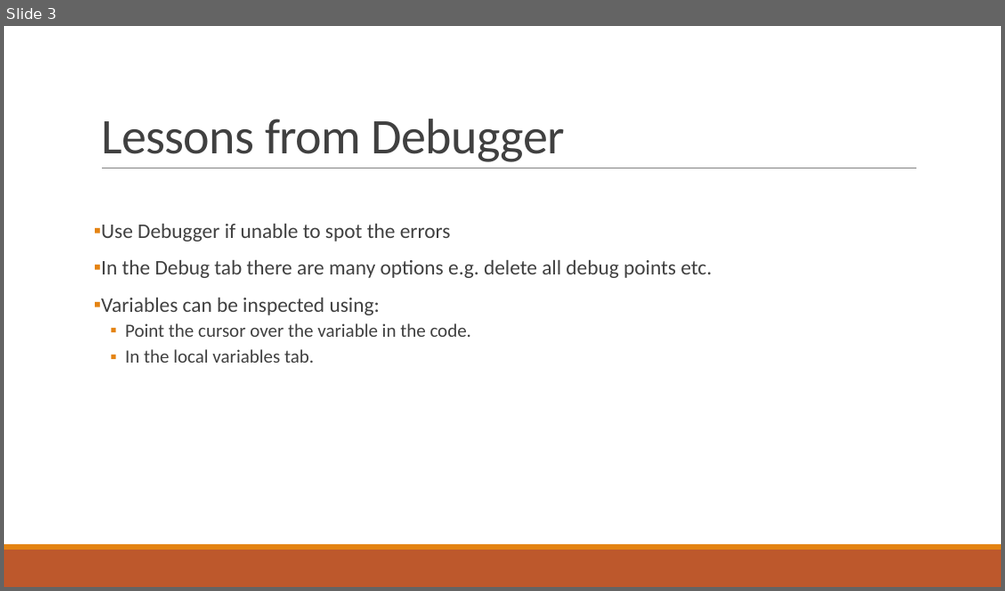
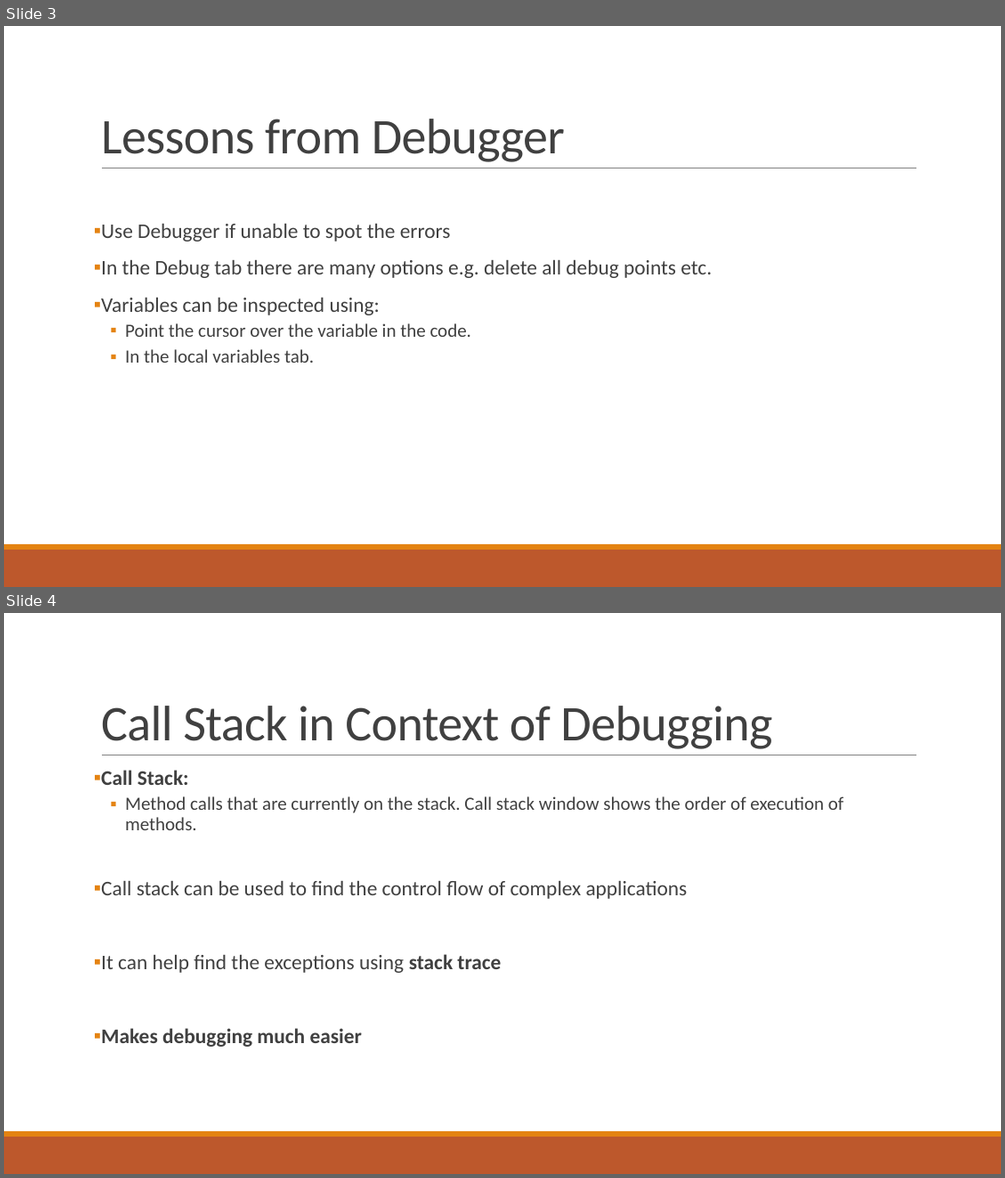
Before and after one commit to Usman-93/Debugging_and_Error_Handling, a slide deck: Debugging_and_Error_Handling_Slides.pptx. Shown one above the other, each under a label of ours: slide 3 before the commit, slides 3 and 4 after it. The pictures are 1005x591 and 1005x1178 pixels, drawn with LibreOffice and Linux fonts; fonts in the diff are those of the drawing. Boxes give left, top, right and bottom in pixels: in the first picture for what was removed or moved away, otherwise in the second. Text is boxed around its words. In the diff, an @@ line names an element or a change of style, - is before the commit and + after.

```diff
--- a/Debugging_and_Error_Handling_Slides.pptx
+++ b/Debugging_and_Error_Handling_Slides.pptx
@@ slide 4 added at [4,613,1001,1174], background #FFFFFF; not listed: 3 template elements that a slide beside it also shows @@
@@ title added at [101,706,772,749], 48 pt, text #404040 @@
+Call Stack in Context of Debugging
@@ text added at [101,770,843,1046], 20 pt, text #404040 @@
+▪ Call Stack:
+  ▪ Method calls that are currently on the stack. Call stack window shows the order of execution of methods.
+▪ Call stack can be used to find the control flow of complex applications
+▪ It can help find the exceptions using stack trace
+▪ Makes debugging much easier
```
Also in this commit, not shown: 4 other files.
